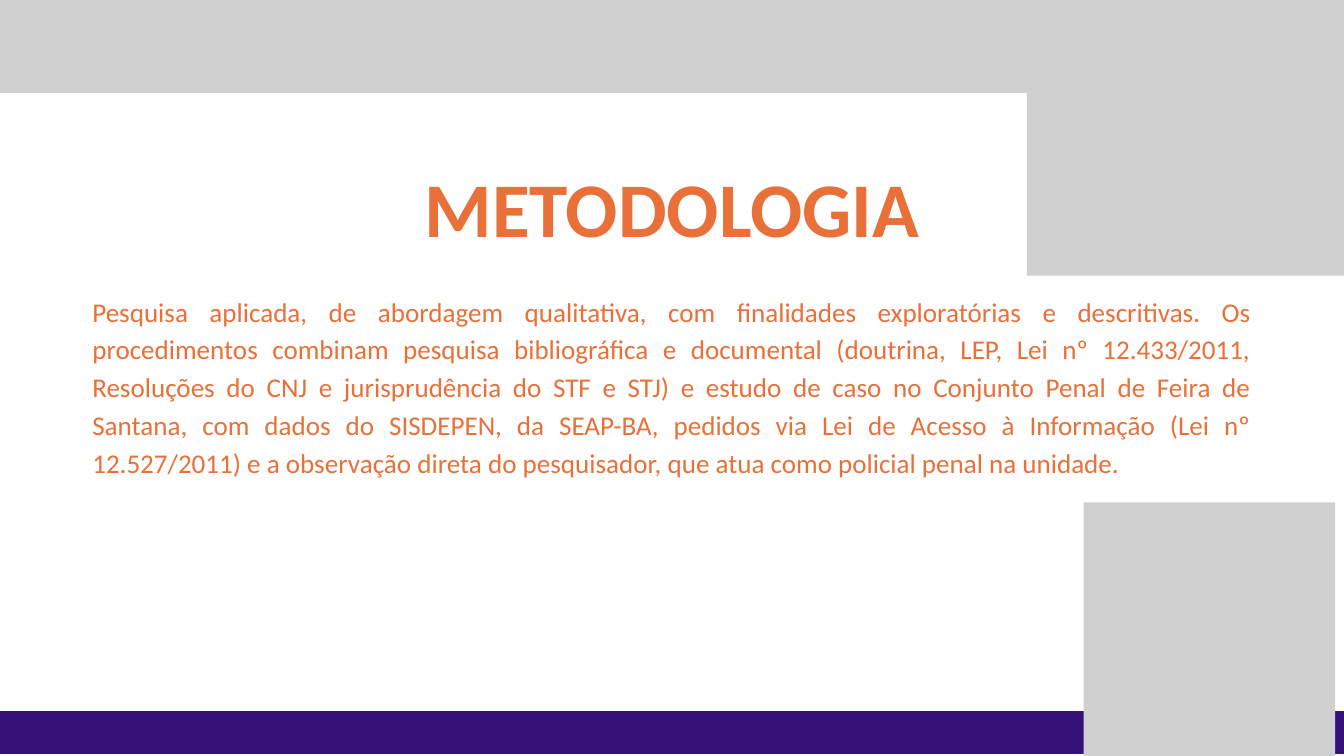
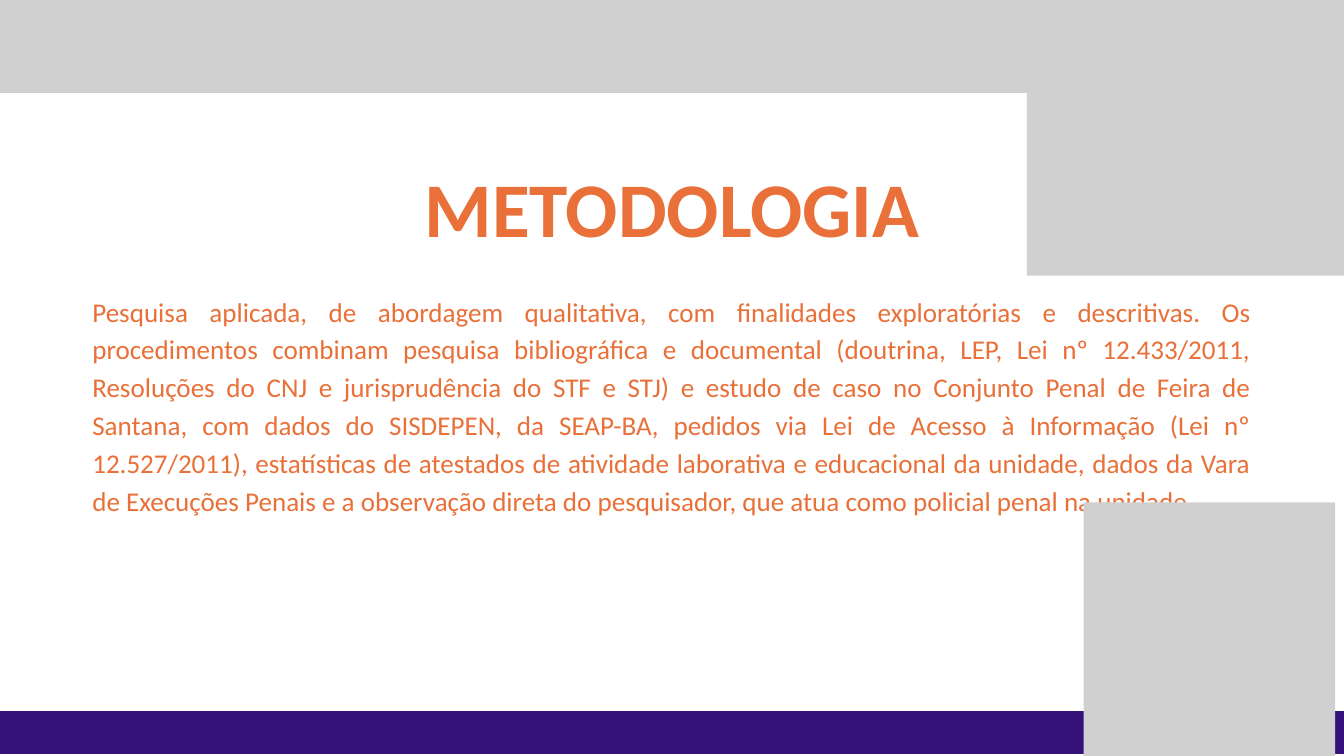
Before and after one commit to projetoia30/Keyla, a slide deck: slide 6 of Apresentacao_TCC_Nilton.pptx. Drawn at 1344x756 pixels with LibreOffice and Linux fonts; fonts in the diff are those of the drawing; grey boxes stand for pictures. Boxes give left, top, right and bottom in pixels: in the first picture for what was removed or moved away, otherwise in the second. Text is boxed around its words. In the diff, an @@ line names an element or a change of style, - is before the commit and + after.

```diff
--- a/Apresentacao_TCC_Nilton.pptx
+++ b/Apresentacao_TCC_Nilton.pptx
@@ text at (x1=92, y1=303, x2=1250, y2=518): text changed @@
-Pesquisa aplicada, de abordagem qualitativa, com finalidades exploratórias e descritivas. Os procedimentos combinam pesquisa bibliográfica e documental (doutrina, LEP, Lei nº 12.433/2011, Resoluções do CNJ e jurisprudência do STF e STJ) e estudo de caso no Conjunto Penal de Feira de Santana, com dados do SISDEPEN, da SEAP-BA, pedidos via Lei de Acesso à Informação (Lei nº 12.527/2011) e a observação direta do pesquisador, que atua como policial penal na unidade.
+Pesquisa aplicada, de abordagem qualitativa, com finalidades exploratórias e descritivas. Os procedimentos combinam pesquisa bibliográfica e documental (doutrina, LEP, Lei nº 12.433/2011, Resoluções do CNJ e jurisprudência do STF e STJ) e estudo de caso no Conjunto Penal de Feira de Santana, com dados do SISDEPEN, da SEAP-BA, pedidos via Lei de Acesso à Informação (Lei nº 12.527/2011), estatísticas de atestados de atividade laborativa e educacional da unidade, dados da Vara de Execuções Penais e a observação direta do pesquisador, que atua como policial penal na unidade.
```
Also in this commit, not shown: 4 other slides changed, 1 slide added, 1 other file.
